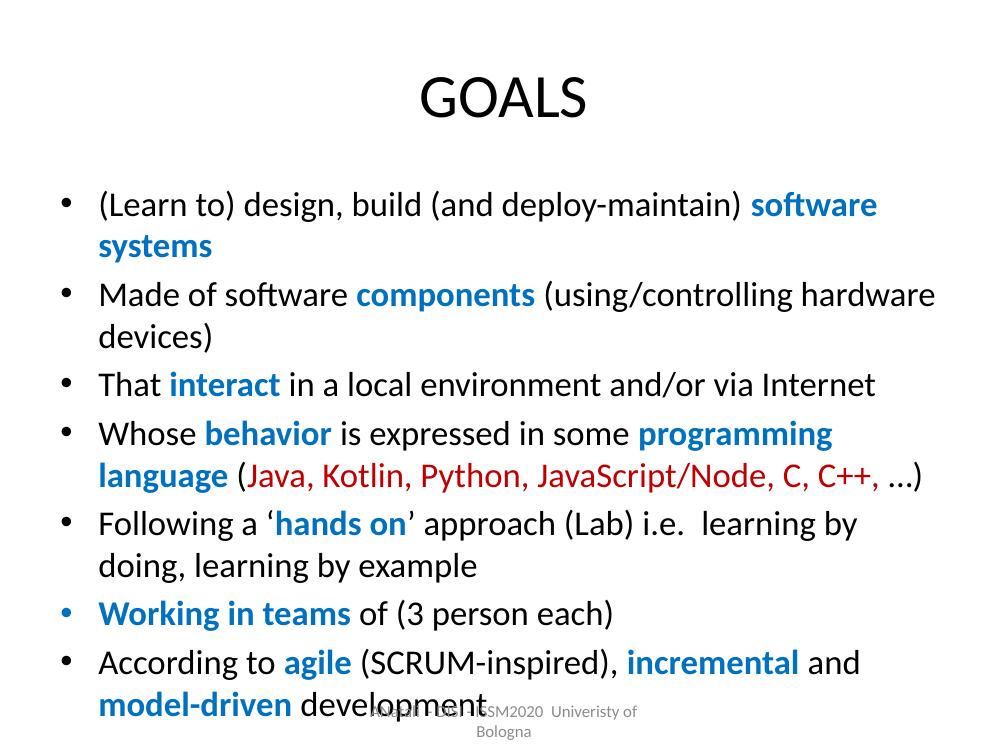
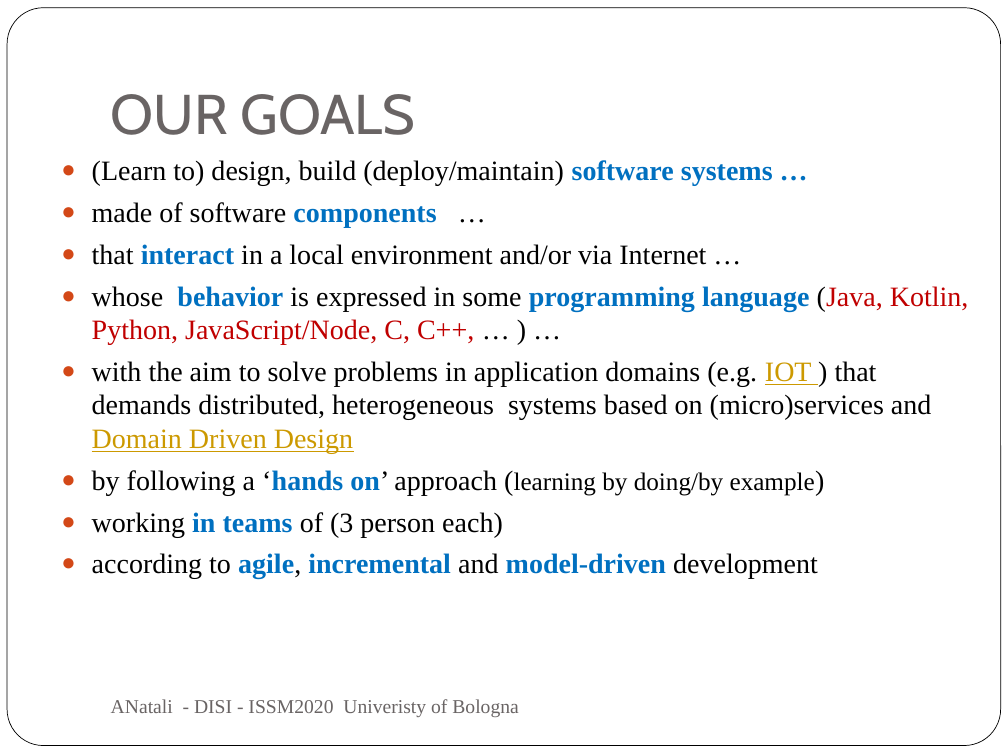
Before and after one commit to anatali/iss2020LabBo, a slide deck: slide 6 of it.unibo.issLabStart/userDocs/ISSM2020.pptx (slide 2 before the commit). Drawn at 1008x756 pixels with LibreOffice and Linux fonts; fonts in the diff are those of the drawing. Boxes give left, top, right and bottom in pixels: in the first picture for what was removed or moved away, otherwise in the second. Text is boxed around its words. In the diff, an @@ line names an element or a change of style, - is before the commit and + after.

```diff
--- a/it.unibo.issLabStart/userDocs/ISSM2020.pptx
+++ b/it.unibo.issLabStart/userDocs/ISSM2020.pptx
@@ rounded rectangle added at [7,8,1001,746], fill #FFFFFF, outline #000000 0.5 pt @@
@@ title "OUR GOALS" at [111,94,416,135]: vertical alignment middle to bottom @@
@@ title at [111,94,416,135]: text changed; size 44 to 40 pt; font Calibri to Cabin; text colour #000000 to #696464 @@
-GOALS
+OUR GOALS
@@ text at [92,160,969,579]: text changed; size 24.8 to 20 pt; font Calibri to Times New Roman @@
-• (Learn to) design, build (and deploy-maintain) software systems
-• Made of software components (using/controlling hardware devices)
-• That interact in a local environment and/or via Internet
-• Whose behavior is expressed in some programming language (Java, Kotlin, Python, JavaScript/Node, C, C++, …)
-• Following a ‘hands on’ approach (Lab) i.e. learning by doing, learning by example
-• Working in teams of (3 person each)
-• According to agile (SCRUM-inspired), incremental and model-driven development
+● (Learn to) design, build (deploy/maintain) software systems …
+● made of software components …
+● that interact in a local environment and/or via Internet …
+● whose behavior is expressed in some programming language (Java, Kotlin, Python, JavaScript/Node, C, C++, … ) …
+● with the aim to solve problems in application domains (e.g. IOT ) that demands distributed, heterogeneous systems based on (micro)services and Domain Driven Design
+● by following a ‘hands on’ approach (learning by doing/by example)
+● working in teams of (3 person each)
+● according to agile, incremental and model-driven development
@@ text "ANatali - DISI - ISSM2020 ...": place and size @@
-text "ANatali - DISI - ISSM2020 ..." at [370,703,637,740]
+text "ANatali - DISI - ISSM2020 ..." at [111,699,518,717]
@@ text "ANatali - DISI - ISSM2020 ..." at [111,699,518,717]: size 12 to 14 pt, font Calibri to Times New Roman, text colour #8C8C8C to #696464; alignment centre to left @@
```
Also in this commit, not shown: 10 other slides changed, 8 slides added, 6 other files.
